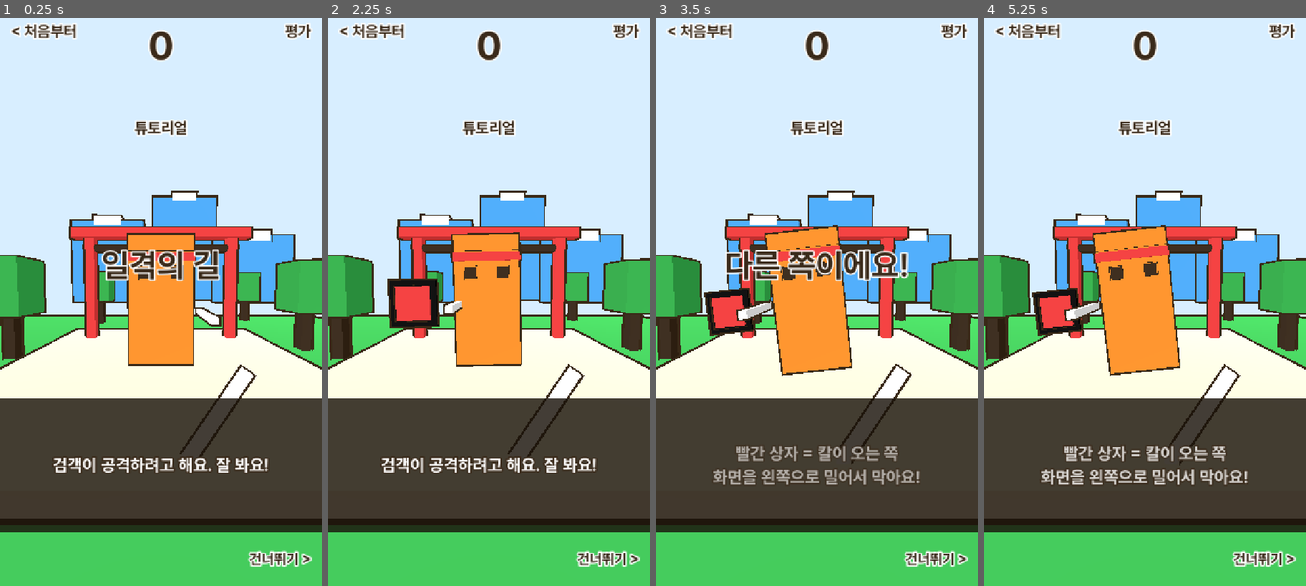
Above: before the commit, frames 1-4 (left to right).
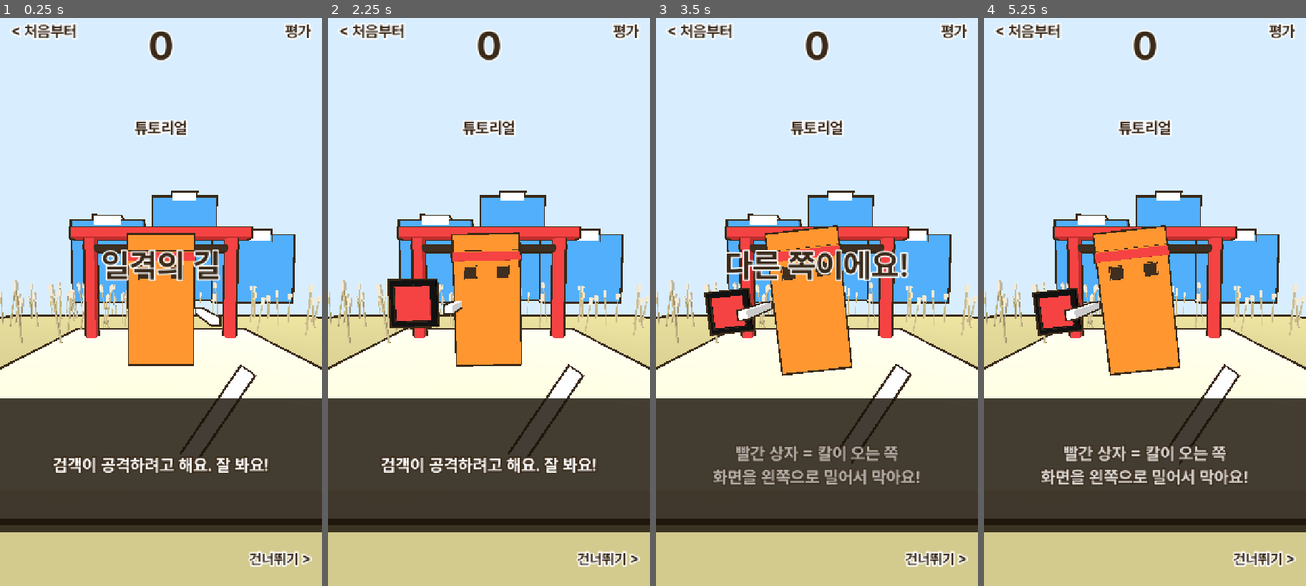
Above: after the commit, the same moments.

Repository: innollia/pai-games
Game: Godot game, scene res://main.tscn
Two runs of this game, one before a commit and one after it. Both use one fixed random seed, a clock stepped at 60 frames per second and the inputs below.
Inputs (mouse positions are in pixels of both pictures, inside the frame that each line leads up to):
- Up to frame 1 (0.25 s): no input
- Up to frame 2 (2.25 s): tap Enter at 0.5 s; move the mouse to (559, 273) at 0.52 s; click (559, 273) at 0.67 s; tap Space at 1.25 s; drag from (424, 330) to (472, 415) at 1.27 s; move the mouse to (521, 171) at 2.02 s; click (521, 171) at 2.17 s
- Up to frame 3 (3.5 s): drag from (800, 415) to (720, 211) at 2.77 s
- Up to frame 4 (5.25 s): move the mouse to (1241, 387) at 3.52 s; click (1241, 387) at 3.67 s; drag from (1048, 211) to (1096, 154) at 4.27 s; move the mouse to (1161, 302) at 5.02 s; click (1161, 302) at 5.17 s

The runs differ from the first frame. In frame 1, 17% of the frame differs, in the area x 0-100%, y 41-100%; in frame 2, 17%; in frame 3, 17%; in frame 4, 17%.

Commit message:
blade_path: 배경 나무를 옅은 갈대밭으로 (외곽선 없는 가는 줄기+이삭, 싸우는 자리 비움, 땅 색 누렇게)
Co-Authored-By: Claude Opus 5.5 <noreply@anthropic.com>

Diff:
--- a/games/blade_path/g/blade.gd
+++ b/games/blade_path/g/blade.gd
@@ -27,6 +27,9 @@
 const BOSS_AT := 8  # 이 번째(0부터)부터 끝판왕
 const BOSS_HP := 9999
 const SLOW := 0.3
+const FIELD := Color("b8b07a")
+const REED := Color("c9b98a")
+const PLUME := Color("efe6d0")
 const FILE := "user://blade_path.json"
 ## 검객 종류 > 단 > [쉼, 빈틈, 연속기 목록]. 연속기 = [보이는 쪽, 진짜 쪽, 예비 시간]의 줄. 보이는 쪽≠진짜 쪽이면 반쯤에 바뀌는 속임수.
 const PAT := [
@@ -378,13 +381,36 @@
 		box(Vector3(s * 2.8, 0.2, -3.5), Vector3(0.35, 4.2, 0.35), BAD)
 	box(Vector3(0, 2.4, -3.5), Vector3(7.0, 0.35, 0.5), BAD)
 	box(Vector3(0, 1.8, -3.5), Vector3(6.0, 0.2, 0.3), INK)
-	box(Vector3(0, -5.1, 0), Vector3(24, 6, 24), GOOD)
-	for p: Vector3 in [Vector3(-5, 0, -2), Vector3(5.5, 0, -3), Vector3(-6, 0, 2), Vector3(-4, 0, -9), Vector3(6, 0, -10)]:
-		box(p + Vector3(0, -1.3, 0), Vector3(0.35, 1.6, 0.35), INK)
-		box(p + Vector3(0, 0.3, 0), Vector3(1.4, 1.8, 1.4), GOOD)
+	box(Vector3(0, -5.1, 0), Vector3(24, 6, 24), FIELD)
+	_reeds()
 	for m: Vector3 in [Vector3(-12, 6, -45), Vector3(6, 10, -52), Vector3(20, 4, -42)]:
 		box(m, Vector3(16, m.y * 2.0 + 6.0, 4), B)
 		box(m + Vector3(0, m.y + 3.0, 0.2), Vector3(6, 2, 4), WHITE)
+
+
+## 갈대밭: 가운데 싸우는 자리는 비우고, 옅은 색 가는 줄기 + 이삭만. 칼 상자(빨강·초록)보다 눈에 안 띄게.
+func _reeds() -> void:
+	var rng := RandomNumberGenerator.new()
+	rng.seed = 7
+	# 외곽선 없는 재질: 가는 줄기에 검은 테두리가 붙으면 오히려 어지럽다
+	var stalk := StandardMaterial3D.new()
+	stalk.albedo_color = REED
+	var plume := StandardMaterial3D.new()
+	plume.albedo_color = PLUME
+	var placed := 0
+	while placed < 110:
+		var x := rng.randf_range(-11.0, 11.0)
+		var z := rng.randf_range(-14.0, 1.5)
+		if absf(x) < 3.4 and z > -5.0:
+			continue
+		placed += 1
+		var h := rng.randf_range(1.2, 2.4)
+		var r := Node3D.new()
+		r.position = Vector3(x, -2.1, z)
+		r.rotation.z = rng.randf_range(-0.18, 0.18)
+		world.add_child(r)
+		box(Vector3(0, h * 0.5, 0), Vector3(0.06, h, 0.06), REED, r).material_override = stalk
+		box(Vector3(0, h + 0.2, 0), Vector3(0.14, 0.4, 0.14), PLUME, r).material_override = plume
 
 
 ## n번째 검객을 만든다. 종류는 번갈아, 뒤로 갈수록 몸이 어둡고 머리 위 금장식이 늘어난다.
Not shown, changed: games/blade_path/ver.txt
Not shown, changed: games/blade_path/web/index.html
Not shown, changed: games/blade_path/web/index.pck
